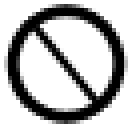
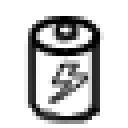
Layer changes from the first (128, 128) image to the second:
added group "Battery" with 3 layers above "Empty" over [24, 16, 100, 124]
added layer "Shape 21 copy" in group "Battery" over [32, 16, 100, 124]
added layer "Shape 21" in group "Battery" over [36, 24, 96, 52]
added layer "Layer 5" in group "Battery" over [24, 32, 100, 116]
hid group "Empty" (2 layers) over [16, 16, 116, 112]
